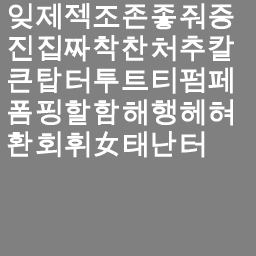
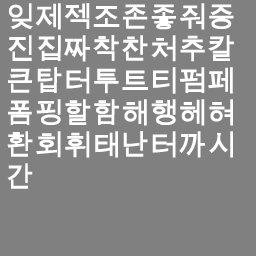
Layered file, before and after one edit (w=256, h=256). Changes by layer:
painted on "잊제젝조존좋줘증 진집짜착찬처추칼 큰탑터투트티펌페 폼핑할" over 7, 131, 233, 189
